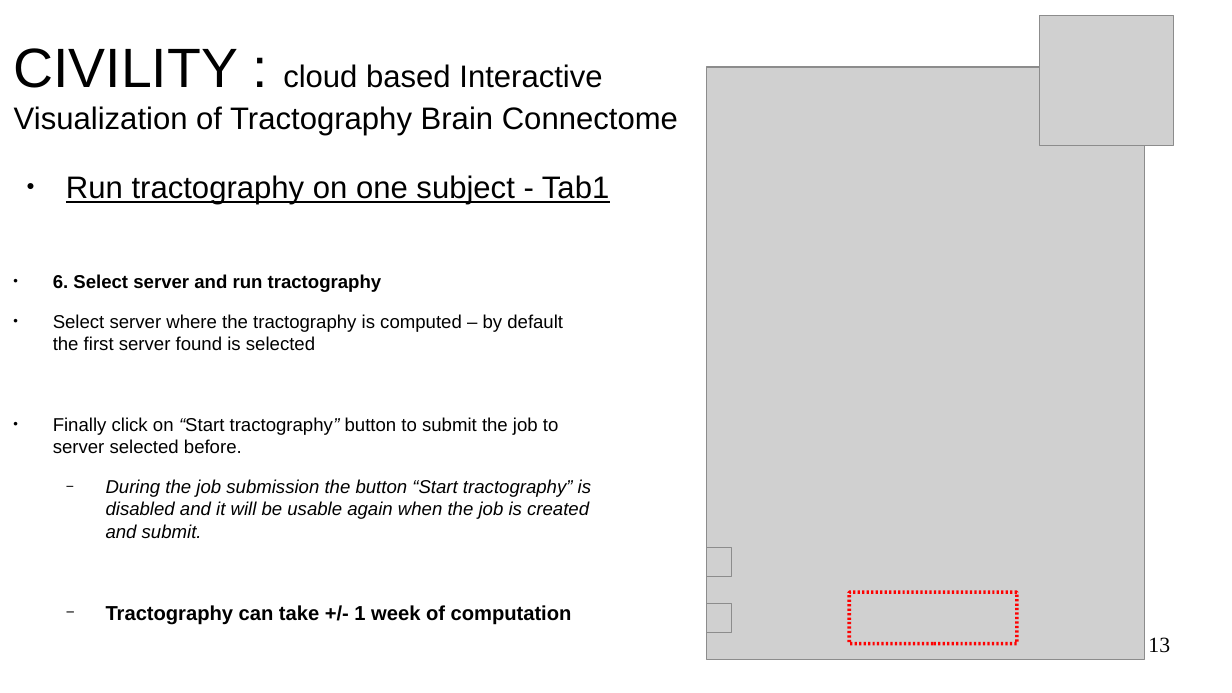
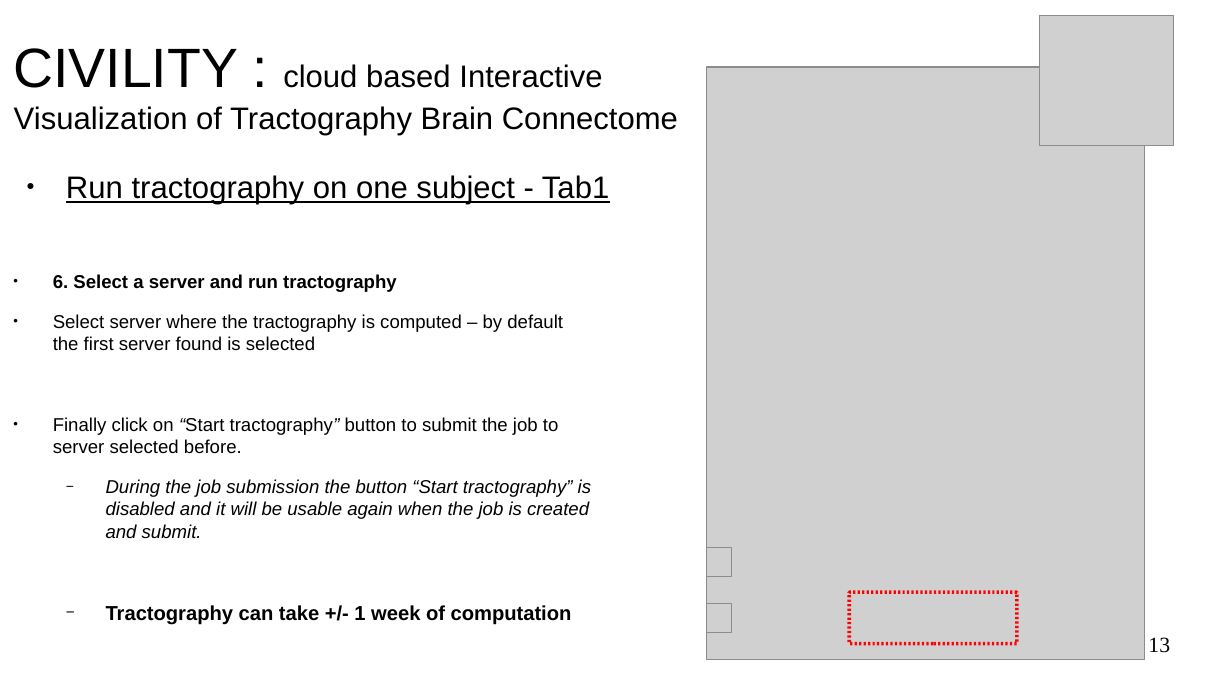
Before and after one commit to NIRALUser/CIVILITY, a slide deck: slide 13 of doc/tutorialCIVILITY.odp. Drawn at 1232x693 pixels with LibreOffice and Linux fonts; fonts in the diff are those of the drawing; grey boxes stand for pictures; background and template pictures are left out. Boxes give left, top, right and bottom in pixels: in the first picture for what was removed or moved away, otherwise in the second. Text is boxed around its words. In the diff, an @@ line names an element or a change of style, - is before the commit and + after.

```diff
--- a/doc/tutorialCIVILITY.odp
+++ b/doc/tutorialCIVILITY.odp
@@ text at (53, 274, 397, 292): text changed @@
-● 6. Select server and run tractography
+● 6. Select a server and run tractography
```
Also in this commit, not shown: 17 other slides changed, 1 other file.
